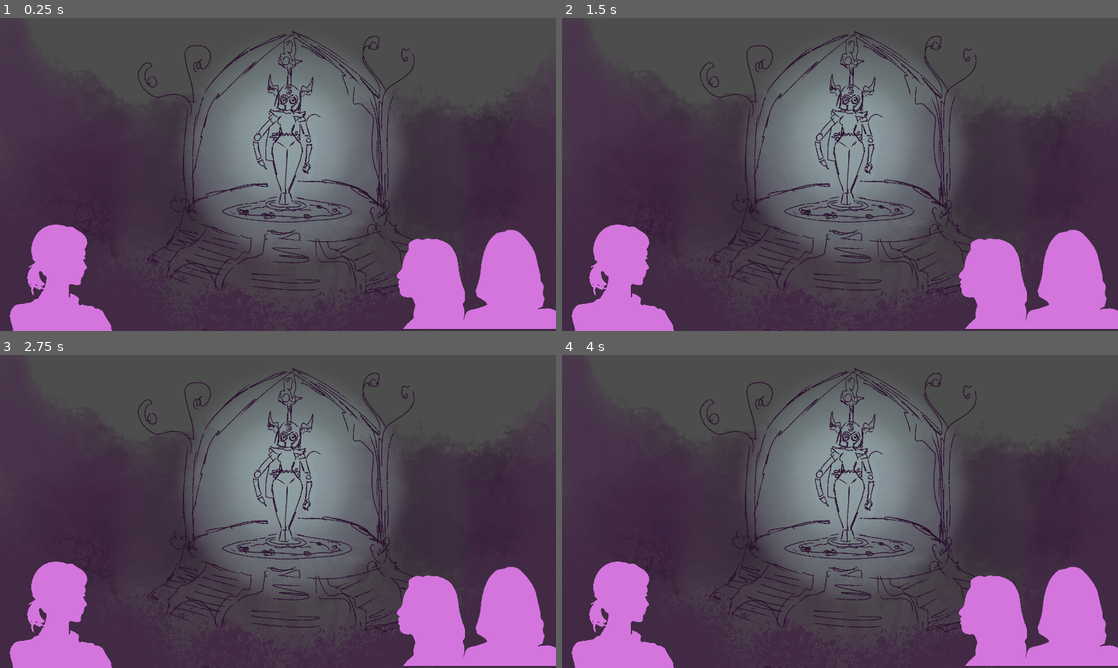
Above: before the commit, frames 1-4 (two rows, left to right).
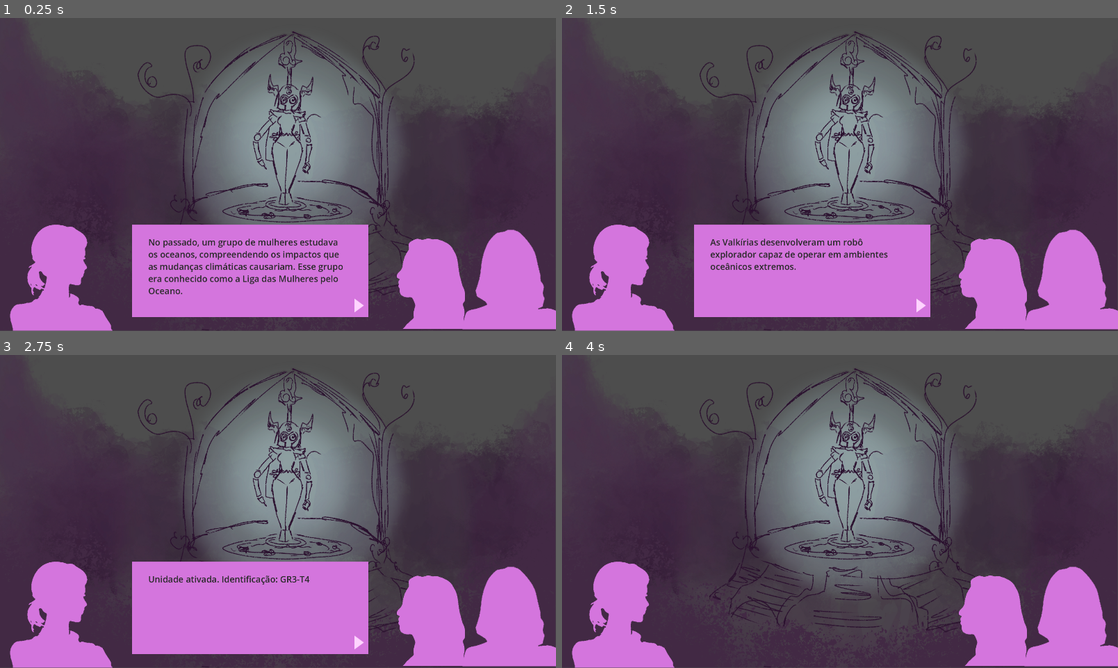
Above: after the commit, the same moments.

Repository: beeamoreira/GR3-TAgamejam
Game: Godot game, scene res://Scenes/intro_scene.tscn
Same seed, same stepped clock (60 frames per second), same inputs: the game is played once before the commit and once after it. The project has no main scene, so this scene is started directly.
Inputs (mouse positions are in pixels of both pictures, inside the frame that each line leads up to):
- Up to frame 1 (0.25 s): no input
- Up to frame 2 (1.5 s): click (923, 305) at 0.52 s; tap Enter at 1.25 s; hold D (right, bound only before the commit) from 1.28 s (still down)
- Up to frame 3 (2.75 s): tap Space at 2 s; release D (right, bound only before the commit) at 2.03 s; hold S (down, bound only before the commit) from 2.03 s (still down)
- Up to frame 4 (4 s): tap Enter at 2.75 s; release S (down, bound only before the commit) at 2.78 s; hold D (right, bound only before the commit) 2.78-3.53 s; tap Space at 3.5 s; hold W (up, bound only before the commit) from 3.53 s (still down)

The runs differ from the first frame. In frame 1, 12% of the frame differs, in the area x 1-100%, y 6-100%; in frame 2, 13%; in frame 3, 13%; in frame 4, 0.2%.

Commit message:
dialogo inicial

Diff:
--- /dev/null
+++ b/Dialogos/Json/DialogoInicial.json
@@ -0,0 +1,9 @@
+[
+	{"chat": "No passado, um grupo de mulheres estudava os oceanos, compreendendo os impactos que as mudanças climáticas causariam. Esse grupo era conhecido como a Liga das Mulheres pelo Oceano."},
+	{"chat": "Quando o mundo entrou em um curso sem volta, grande parte da população mundial não sobreviveu. Com os oceanos dominando grande parte do planeta, a exploração humana tornou-se impossível."},
+	{"chat": "As integrantes da Liga resistiram graças ao seu conhecimento e passaram a ser conhecidas como Valkírias do Oceano."},
+	{"chat": "As Valkírias desenvolveram um robô explorador capaz de operar em ambientes oceânicos extremos."},
+	{"chat": "Sua missão é explorar os oceanos remanescentes, registrar espécies, analisar ambientes e reunir dados sobre o colapso ambiental."},
+	{"chat": "Unidade ativada. Identificação: GR3-T4"},
+
+]
--- /dev/null
+++ b/Dialogos/dialogo.gd
@@ -0,0 +1,41 @@
+extends CanvasLayer
+
+@export_file("*.json") var d_file
+
+var dialogue = []
+var current_dialogue_id = 0
+var d_active = false
+
+func _ready():
+	$NinePatchRect.visible = false
+	start()
+
+func start():
+	if d_active:
+		return
+	d_active = true
+	$NinePatchRect.visible = true
+	dialogue = load_dialogue()
+	current_dialogue_id = -1
+	next_script()
+
+func load_dialogue():
+	var file = FileAccess.open("res://Dialogos/Json/DialogoInicial.json",FileAccess.READ)
+	return JSON.parse_string(file.get_as_text())
+
+func _input(event):
+	if not d_active:
+		return
+	if event.is_pressed():
+		next_script()
+
+
+func next_script():
+	current_dialogue_id += 1
+
+	if current_dialogue_id >= len(dialogue):
+		d_active =  false
+		$NinePatchRect.visible =  false
+		return
+
+	$NinePatchRect/Chat.text = dialogue[current_dialogue_id]["chat"]
--- /dev/null
+++ b/Dialogos/dialogo.tscn
@@ -0,0 +1,44 @@
+[gd_scene load_steps=5 format=3 uid="uid://c0o0t3pxtxh8h"]
+
+[ext_resource type="Script" path="res://Dialogos/dialogo.gd" id="1_55d3m"]
+[ext_resource type="Texture2D" uid="uid://52ja646kb4m6" path="res://Art/dialogo.png" id="1_d68en"]
+[ext_resource type="Texture2D" uid="uid://bndeex4664dae" path="res://Art/botaoplay.png" id="2_88p63"]
+[ext_resource type="Theme" uid="uid://dj2bqhgeul5je" path="res://Scenes/tema_telainicial.tres" id="3_o7lyn"]
+
+[node name="Dialogo" type="CanvasLayer"]
+script = ExtResource("1_55d3m")
+
+[node name="NinePatchRect" type="NinePatchRect" parent="."]
+anchors_preset = -1
+anchor_left = 0.45
+anchor_top = 0.807
+anchor_right = 0.45
+anchor_bottom = 0.807
+offset_left = -408.0
+offset_top = -159.56
+offset_right = 408.0
+offset_bottom = 160.44
+texture = ExtResource("1_d68en")
+
+[node name="TextureButton" type="TextureButton" parent="NinePatchRect"]
+layout_mode = 2
+offset_left = 768.0
+offset_top = 256.0
+offset_right = 802.0
+offset_bottom = 304.0
+grow_horizontal = 0
+grow_vertical = 0
+size_flags_horizontal = 8
+size_flags_vertical = 8
+texture_normal = ExtResource("2_88p63")
+
+[node name="Chat" type="RichTextLabel" parent="NinePatchRect"]
+layout_mode = 2
+offset_left = 56.0
+offset_top = 40.0
+offset_right = 752.0
+offset_bottom = 302.0
+theme = ExtResource("3_o7lyn")
+text = "Lorem ipsum dolor sit amet, consectetur adipiscing elit. Vestibulum suscipit et lectus vel faucibus. Integer nec euismod nunc. In hac habitasse platea dictumst. Cras posuere lacinia orci sed rhoncus.
+
+"
--- a/Scenes/intro_scene.tscn
+++ b/Scenes/intro_scene.tscn
@@ -1,9 +1,10 @@
-[gd_scene load_steps=5 format=3 uid="uid://dfiydcrn21vy5"]
+[gd_scene load_steps=6 format=3 uid="uid://dfiydcrn21vy5"]
 
 [ext_resource type="Texture2D" uid="uid://cfe1sq1txqbqp" path="res://Art/bg.png" id="1_2bc1g"]
 [ext_resource type="Texture2D" uid="uid://cl8d2m2i4npmy" path="res://Art/p1.png" id="2_fjawp"]
 [ext_resource type="Texture2D" uid="uid://dbvj0fwdinacu" path="res://Art/p2.png" id="3_ipmag"]
 [ext_resource type="Texture2D" uid="uid://bvw2c5734pm4p" path="res://Art/p3.png" id="4_bhsee"]
+[ext_resource type="PackedScene" uid="uid://c0o0t3pxtxh8h" path="res://Dialogos/dialogo.tscn" id="5_a5ihd"]
 
 [node name="IntroScene" type="Node2D"]
 
@@ -27,12 +28,4 @@
 position = Vector2(1760, 902)
 texture = ExtResource("4_bhsee")
 
-[node name="CanvasLayer" type="CanvasLayer" parent="."]
-
-[node name="ui" type="Control" parent="CanvasLayer"]
-layout_mode = 3
-anchors_preset = 15
-anchor_right = 1.0
-anchor_bottom = 1.0
-grow_horizontal = 2
-grow_vertical = 2
+[node name="Dialogo" parent="." instance=ExtResource("5_a5ihd")]
--- /dev/null
+++ b/Scenes/tema_telainicial.tres
@@ -0,0 +1,22 @@
+[gd_resource type="Theme" load_steps=4 format=3 uid="uid://dj2bqhgeul5je"]
+
+[sub_resource type="StyleBoxFlat" id="StyleBoxFlat_klklm"]
+bg_color = Color(0.831373, 0.458824, 0.866667, 0.4)
+
+[sub_resource type="FontFile" id="FontFile_bovxt"]
+cache/0/16/0/ascent = 0.0
+cache/0/16/0/descent = 0.0
+cache/0/16/0/underline_position = 0.0
+cache/0/16/0/underline_thickness = 0.0
+cache/0/16/0/scale = 1.0
+
+[sub_resource type="FontVariation" id="FontVariation_vxhot"]
+
+[resource]
+default_font = SubResource("FontVariation_vxhot")
+Label/colors/font_color = Color(0, 0, 0, 1)
+Label/font_sizes/font_size = 28
+Panel/styles/panel = SubResource("StyleBoxFlat_klklm")
+RichTextLabel/colors/default_color = Color(0.15967, 0.15967, 0.15967, 1)
+RichTextLabel/font_sizes/normal_font_size = 30
+RichTextLabel/fonts/bold_font = SubResource("FontFile_bovxt")
--- a/project.godot
+++ b/project.godot
@@ -18,42 +18,16 @@
 
 window/size/viewport_width=1920
 window/size/viewport_height=1080
-window/size/window_width_override=1920
-window/size/window_height_override=1080
-window/stretch/mode="canvas_items"
+window/size/initial_position=Vector2i(980, 540)
+window/size/window_width_override=980
+window/size/window_height_override=540
+window/stretch/mode="viewport"
 window/stretch/aspect="expand"
 
-[input]
+[editor]
 
-left={
-"deadzone": 0.5,
-"events": [Object(InputEventKey,"resource_local_to_scene":false,"resource_name":"","device":-1,"window_id":0,"alt_pressed":false,"shift_pressed":false,"ctrl_pressed":false,"meta_pressed":false,"pressed":false,"keycode":0,"physical_keycode":65,"key_label":0,"unicode":97,"location":0,"echo":false,"script":null)
-, Object(InputEventKey,"resource_local_to_scene":false,"resource_name":"","device":-1,"window_id":0,"alt_pressed":false,"shift_pressed":false,"ctrl_pressed":false,"meta_pressed":false,"pressed":false,"keycode":0,"physical_keycode":4194319,"key_label":0,"unicode":0,"location":0,"echo":false,"script":null)
-]
-}
-right={
-"deadzone": 0.5,
-"events": [Object(InputEventKey,"resource_local_to_scene":false,"resource_name":"","device":-1,"window_id":0,"alt_pressed":false,"shift_pressed":false,"ctrl_pressed":false,"meta_pressed":false,"pressed":false,"keycode":0,"physical_keycode":68,"key_label":0,"unicode":100,"location":0,"echo":false,"script":null)
-, Object(InputEventKey,"resource_local_to_scene":false,"resource_name":"","device":-1,"window_id":0,"alt_pressed":false,"shift_pressed":false,"ctrl_pressed":false,"meta_pressed":false,"pressed":false,"keycode":0,"physical_keycode":4194321,"key_label":0,"unicode":0,"location":0,"echo":false,"script":null)
-]
-}
-down={
-"deadzone": 0.5,
-"events": [Object(InputEventKey,"resource_local_to_scene":false,"resource_name":"","device":-1,"window_id":0,"alt_pressed":false,"shift_pressed":false,"ctrl_pressed":false,"meta_pressed":false,"pressed":false,"keycode":0,"physical_keycode":83,"key_label":0,"unicode":115,"location":0,"echo":false,"script":null)
-, Object(InputEventKey,"resource_local_to_scene":false,"resource_name":"","device":-1,"window_id":0,"alt_pressed":false,"shift_pressed":false,"ctrl_pressed":false,"meta_pressed":false,"pressed":false,"keycode":0,"physical_keycode":4194322,"key_label":0,"unicode":0,"location":0,"echo":false,"script":null)
-]
-}
-up={
-"deadzone": 0.5,
-"events": [Object(InputEventKey,"resource_local_to_scene":false,"resource_name":"","device":-1,"window_id":0,"alt_pressed":false,"shift_pressed":false,"ctrl_pressed":false,"meta_pressed":false,"pressed":false,"keycode":0,"physical_keycode":87,"key_label":0,"unicode":119,"location":0,"echo":false,"script":null)
-, Object(InputEventKey,"resource_local_to_scene":false,"resource_name":"","device":-1,"window_id":0,"alt_pressed":false,"shift_pressed":false,"ctrl_pressed":false,"meta_pressed":false,"pressed":false,"keycode":0,"physical_keycode":4194320,"key_label":0,"unicode":0,"location":0,"echo":false,"script":null)
-]
-}
-click={
-"deadzone": 0.5,
-"events": [Object(InputEventMouseButton,"resource_local_to_scene":false,"resource_name":"","device":-1,"window_id":0,"alt_pressed":false,"shift_pressed":false,"ctrl_pressed":false,"meta_pressed":false,"button_mask":1,"position":Vector2(161, 20),"global_position":Vector2(170, 66),"factor":1.0,"button_index":1,"canceled":false,"pressed":true,"double_click":false,"script":null)
-]
-}
+version_control/plugin_name="GitPlugin"
+version_control/autoload_on_startup=true
 
 [rendering]
 
Binary file changed: Art/dialogo.png
Not shown, changed: .gitignore
